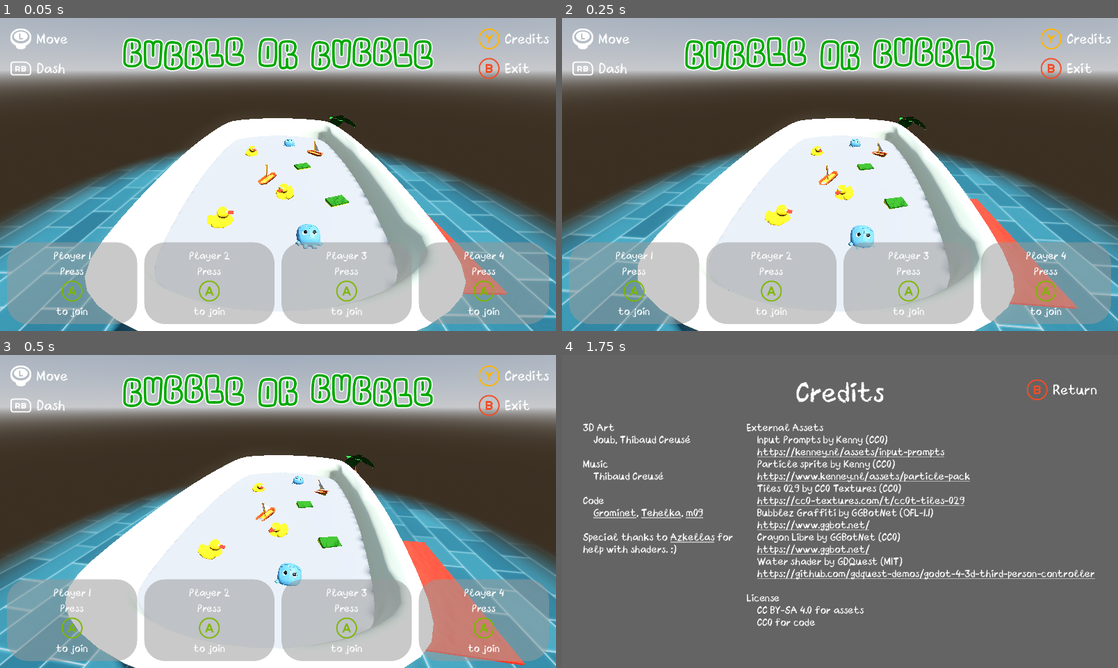
Above: before the commit, frames 1-4 (two rows, left to right).
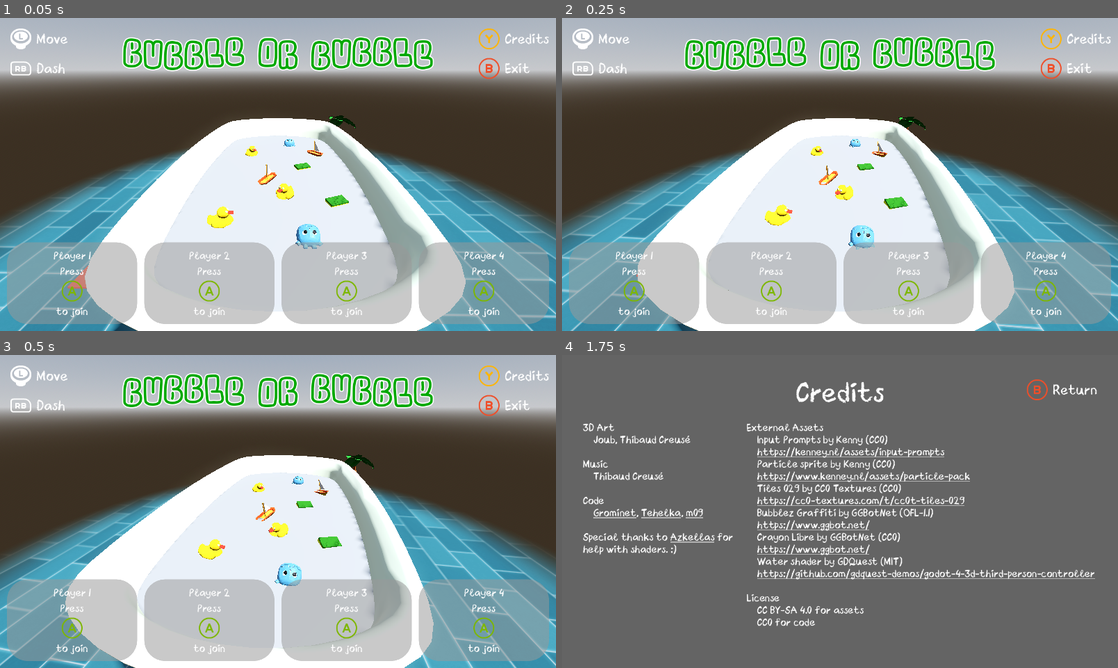
Above: after the commit, the same moments.

Repository: Gr0minet/ggj2025
Game: Godot game, scene res://scenes/game.tscn
Two runs of this game, one before a commit and one after it. Both use one fixed random seed, a clock stepped at 60 frames per second and the inputs below. Sound files missing from this copy of the repository are replaced by a short silence.
Inputs:
- Up to frame 1 (0.05 s): no input
- Up to frame 2 (0.25 s): no input
- Up to frame 3 (0.5 s): no input
- Up to frame 4 (1.75 s): hold G (change_match_length_right) 0.53-1.28 s; hold J (join_game) 0.53-1.28 s; hold O (change_color_down) from 1.28 s (still down); tap C (show_credits) at 1.35 s

The runs differ from the first frame. In frame 1, 0.8% of the frame differs, in the area x 12-92%, y 62-89%; in frame 2, 1.6%; in frame 3, 3.2%, in the area x 72-95%, y 59-100%; in frame 4, nothing differs.

Commit message:
Bougage du tapis

Diff:
--- a/godot/bathtub_level/bathtub_level.tscn
+++ b/godot/bathtub_level/bathtub_level.tscn
@@ -316,13 +316,13 @@
 transform = Transform3D(0.571578, 0, 1.91659, 0, 2, 0, -1.91659, 0, 0.571578, 4.40173, 0.0105708, 0.621867)
 
 [node name="carpet2" parent="Environment" instance=ExtResource("18_hs7mu")]
-transform = Transform3D(-4.37114e-08, 0, -1, 0, 1, 0, 1, 0, -4.37114e-08, 0.00623322, 0, -1.98223)
+transform = Transform3D(-4.37114e-08, 0, -1, 0, 1, 0, 1, 0, -4.37114e-08, 0.00623322, 0, 1.88457)
 
 [node name="furniture" parent="Environment" instance=ExtResource("19_j2k1o")]
 transform = Transform3D(1.53209, 0, 1.28558, 0, 2, 0, -1.28558, 0, 1.53209, 3.8, 0, 3.2)
 
 [node name="toothbrush" parent="Environment" instance=ExtResource("21_iadyx")]
-transform = Transform3D(-7.57104e-08, -1.73205, -1, 2, -8.74228e-08, -2.13162e-14, -4.37114e-08, -1, 1.73205, -0.667632, 0.0429983, -1.79495)
+transform = Transform3D(-7.57104e-08, -1.73205, -1, 2, -8.74228e-08, -2.13162e-14, -4.37114e-08, -1, 1.73205, -0.667632, 0.0429983, 2.07185)
 
 [node name="plant with animation2" parent="Environment" instance=ExtResource("22_mn8di")]
 transform = Transform3D(1, 0, 0, 0, 1, 0, 0, 0, 1, -2.88773, 1.19209e-07, -1.57828)
